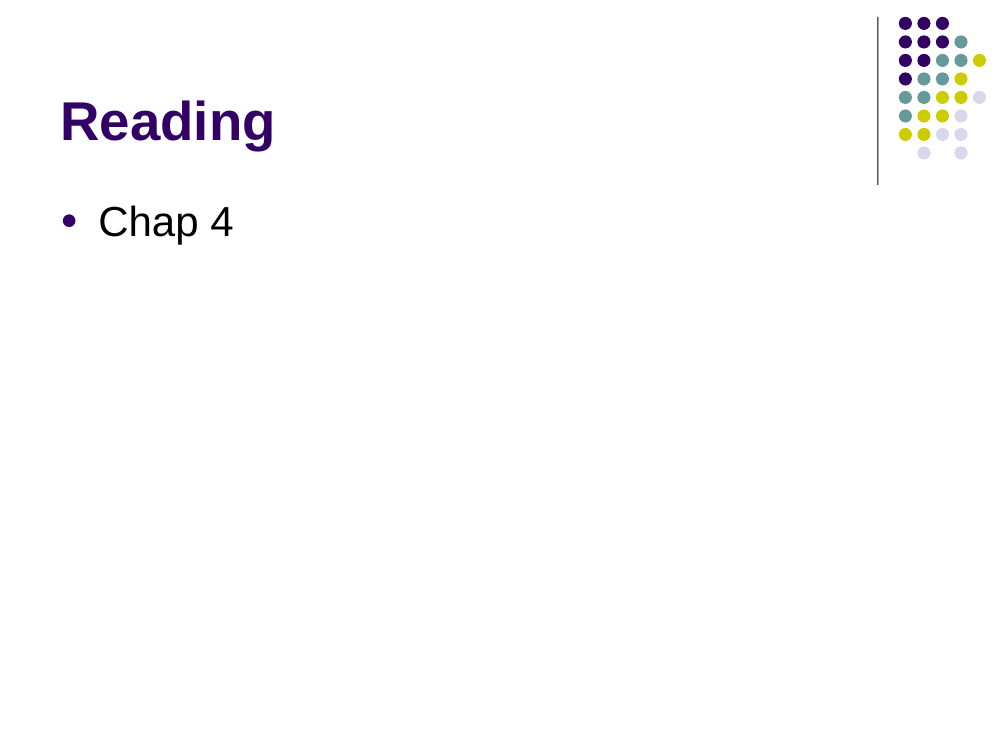
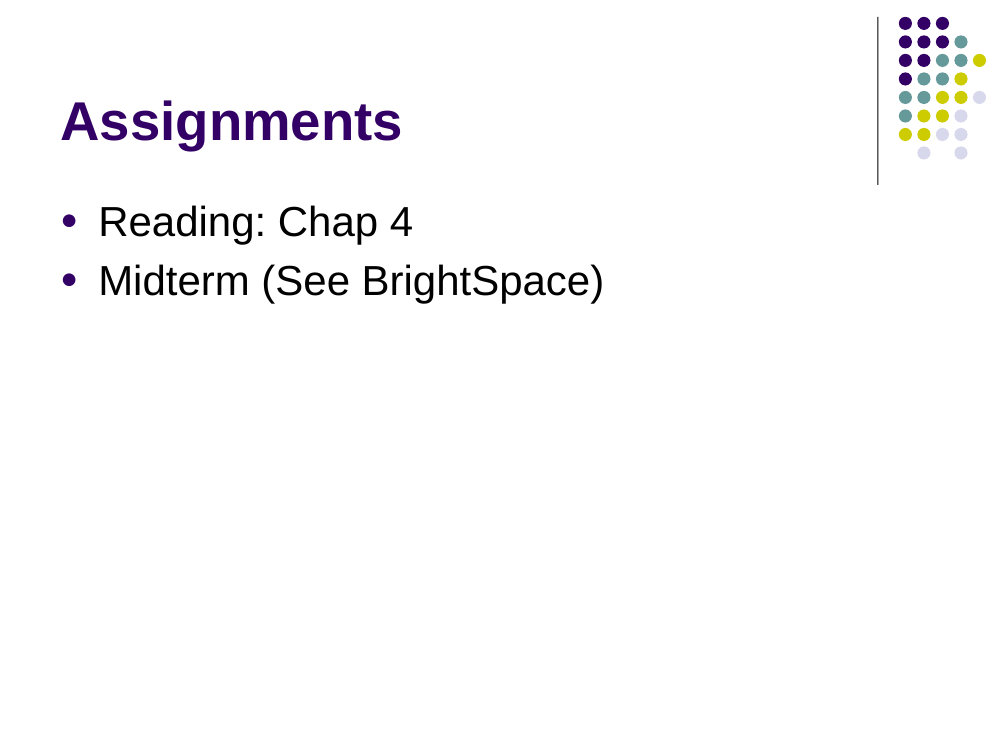
Before and after one commit to lutzhamel/CSC402, a slide deck: slide 65 of notes/csc402-ln005.pptx. Drawn at 1008x756 pixels with LibreOffice and Linux fonts; fonts in the diff are those of the drawing. Boxes give left, top, right and bottom in pixels: in the first picture for what was removed or moved away, otherwise in the second. Text is boxed around its words. In the diff, an @@ line names an element or a change of style, - is before the commit and + after.

```diff
--- a/notes/csc402-ln005.pptx
+++ b/notes/csc402-ln005.pptx
@@ title at (60,100,403,150): text changed @@
-Reading
+Assignments
@@ text at (98,205,605,303): text changed @@
-● Chap 4
+● Reading: Chap 4
+● Midterm (See BrightSpace)
```
Also in this commit, not shown: 1 other file.
